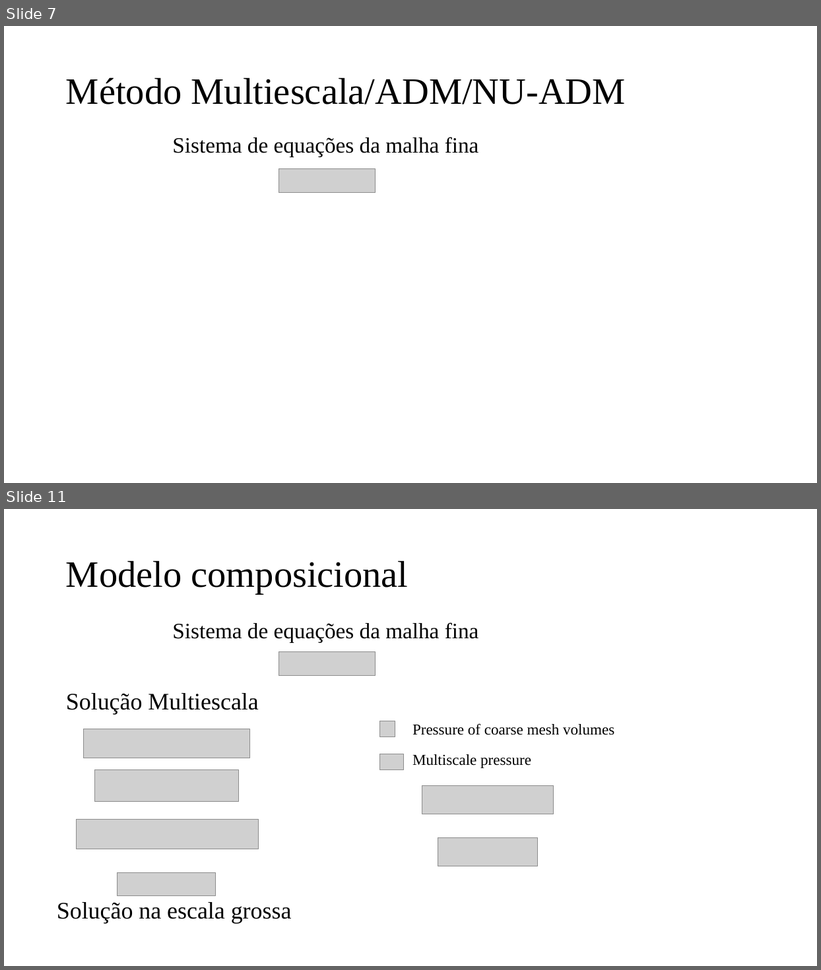
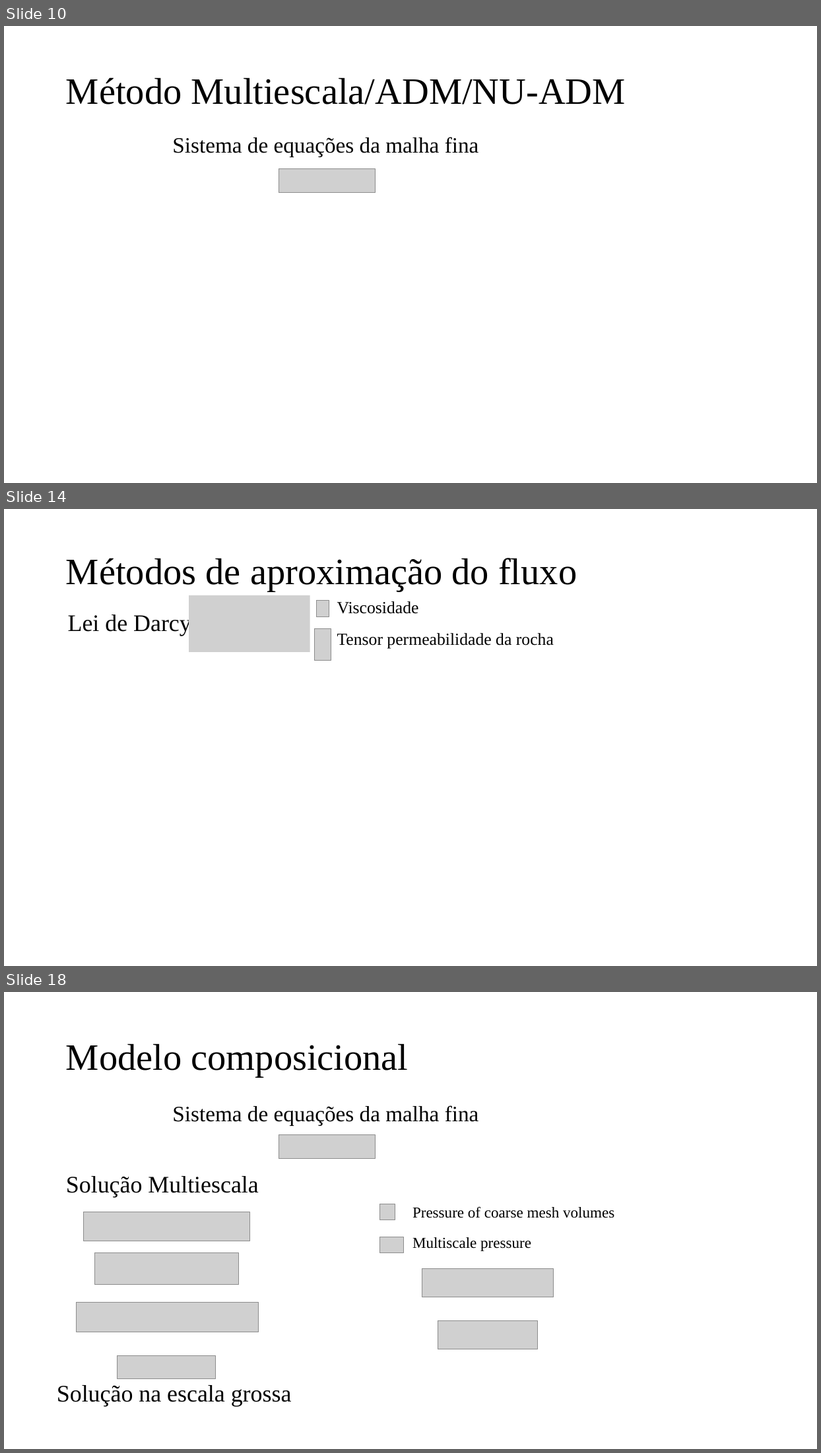
Before and after one commit to jpra2/matlab_mestrado, a slide deck: eds2/Apresentação EDS II.pptx. Shown one above the other, each under a label of ours: slides 7 and 11 before the commit, slides 10, 14 and 18 after it; the slides between them are not shown. The pictures are 821x970 and 821x1453 pixels, drawn with LibreOffice and Linux fonts; fonts in the diff are those of the drawing; grey boxes stand for pictures. Boxes give left, top, right and bottom in pixels: in the first picture for what was removed or moved away, otherwise in the second. Text is boxed around its words. In the diff, an @@ line names an element or a change of style, - is before the commit and + after.

```diff
--- a/eds2/Apresentação EDS II.pptx
+++ b/eds2/Apresentação EDS II.pptx
@@ slide 14 added at bbox=[4, 509, 817, 966], background #FFFFFF @@
@@ title added at bbox=[66, 558, 577, 591], 44 pt, text #000000 @@
+Métodos de aproximação do fluxo
@@ picture added at bbox=[189, 595, 310, 652] @@
@@ picture added at bbox=[316, 601, 329, 617] @@
@@ text added at bbox=[337, 601, 419, 614], 20 pt, text #000000 @@
+Viscosidade
@@ text added at bbox=[68, 613, 191, 636], 28 pt, text #000000 @@
+Lei de Darcy
@@ picture added at bbox=[314, 629, 331, 661] @@
@@ text added at bbox=[337, 633, 554, 649], 20 pt, text #000000 @@
+Tensor permeabilidade da rocha
@@ what was slide 7 is now slide 10 @@
@@ what was slide 11 is now slide 18 @@
```
Also in this commit, not shown: 4 slides changed, 27 other slides added.
